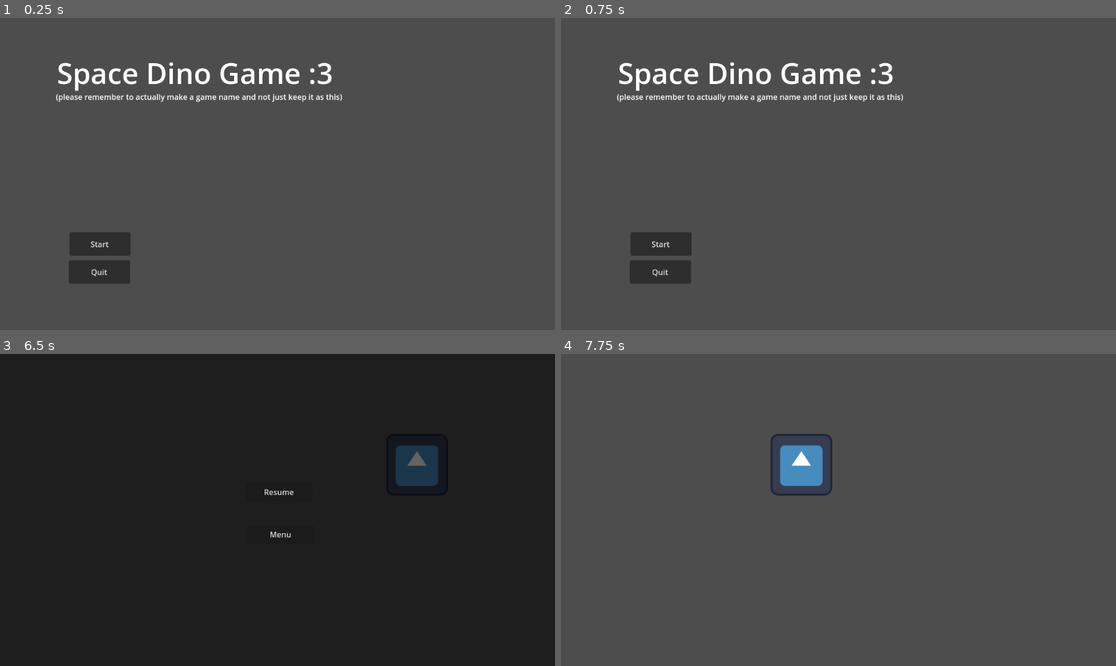
Above: before the commit, frames 1-4 (two rows, left to right).
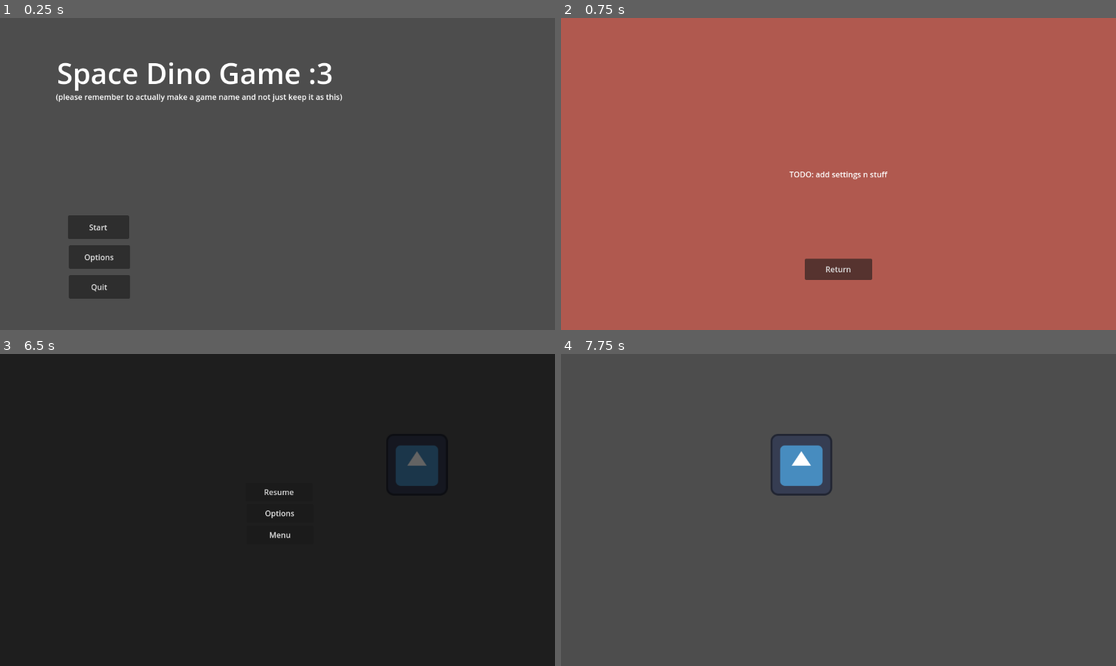
Above: after the commit, the same moments.

Repository: RiverDot/Space-Dinos
Game: Godot game, scene res://Scenes/root.tscn
Two runs of this game, one before a commit and one after it. Both use one fixed random seed, a clock stepped at 60 frames per second and the inputs below. The engine's default icon, where the game draws it, is replaced by a stand-in: a white triangle on a blue panel in a dark square.
Inputs (mouse positions are in pixels of both pictures, inside the frame that each line leads up to):
- Up to frame 1 (0.25 s): no input
- Up to frame 2 (0.75 s): click (660, 258) at 0.5 s, where only the run after the commit has a clickable "Options"
- Up to frame 3 (6.5 s): click (277, 606) at 1.25 s, where only the run after the commit has a clickable "Return"; click "Start" at 2 s; hold D (Player Right) 2.78-3.53 s; hold A (Player Left) 3.53-4.28 s; hold D (Player Right) 4.28-5.78 s; hold A (Player Left) from 5.78 s (still down); tap Escape (Pause) at 6.4 s
- Up to frame 4 (7.75 s): release A (Player Left) at 6.5 s; click "Resume" at 6.5 s; hold A (Player Left) from 7.28 s (still down)

The runs differ from the first frame. In frame 1, 1.7% of the frame differs, in the area x 12-24%, y 63-90%; in frame 2, 100%, in the area x 0-100%, y 0-100%; in frame 3, 0.1%; in frame 4, nothing differs.

Commit message:
Added options screen

Diff:
--- /dev/null
+++ b/Nodes/options.tscn
@@ -0,0 +1,48 @@
+[gd_scene load_steps=2 format=3 uid="uid://uwlhbwprci07"]
+
+[ext_resource type="Script" path="res://Scripts/Options.gd" id="1_4jx5w"]
+
+[node name="Options" type="CanvasLayer" groups=["Options"]]
+layer = 10
+visible = false
+script = ExtResource("1_4jx5w")
+
+[node name="OptionsBackground" type="ColorRect" parent="."]
+anchors_preset = 15
+anchor_right = 1.0
+anchor_bottom = 1.0
+grow_horizontal = 2
+grow_vertical = 2
+color = Color(0.690196, 0.34902, 0.309804, 1)
+
+[node name="ReturnButton" type="Button" parent="."]
+anchors_preset = 7
+anchor_left = 0.5
+anchor_top = 1.0
+anchor_right = 0.5
+anchor_bottom = 1.0
+offset_left = -70.0
+offset_top = -148.0
+offset_right = 70.0
+offset_bottom = -104.0
+grow_horizontal = 2
+grow_vertical = 0
+size_flags_horizontal = 4
+text = "Return
+"
+
+[node name="Label" type="Label" parent="."]
+anchors_preset = 8
+anchor_left = 0.5
+anchor_top = 0.5
+anchor_right = 0.5
+anchor_bottom = 0.5
+offset_left = -20.0
+offset_top = -11.5
+offset_right = 20.0
+offset_bottom = 11.5
+grow_horizontal = 2
+grow_vertical = 2
+text = "TODO: add settings n stuff"
+
+[connection signal="pressed" from="ReturnButton" to="." method="_set_open" binds= [false]]
--- /dev/null
+++ b/Nodes/pause_screen.tscn
@@ -0,0 +1,42 @@
+[gd_scene load_steps=2 format=3 uid="uid://cbhqebqg5o58g"]
+
+[ext_resource type="Script" path="res://Scripts/pause.gd" id="1_a3ug3"]
+
+[node name="PauseScreen" type="CanvasLayer"]
+layer = 2
+visible = false
+script = ExtResource("1_a3ug3")
+
+[node name="ScreenTint" type="ColorRect" parent="."]
+anchors_preset = 15
+anchor_right = 1.0
+anchor_bottom = 1.0
+grow_horizontal = 2
+grow_vertical = 2
+color = Color(0, 0, 0, 0.611765)
+
+[node name="ResumeButton" type="Button" parent="."]
+offset_left = 510.0
+offset_top = 268.0
+offset_right = 649.0
+offset_bottom = 306.0
+text = "Resume"
+
+[node name="OptionsButton" type="Button" parent="."]
+offset_left = 512.0
+offset_top = 312.0
+offset_right = 651.0
+offset_bottom = 350.0
+text = "Options"
+
+[node name="MenuButton" type="Button" parent="."]
+offset_left = 512.0
+offset_top = 357.0
+offset_right = 651.0
+offset_bottom = 395.0
+text = "Menu
+"
+
+[connection signal="pressed" from="ResumeButton" to="." method="_on_resume_pressed"]
+[connection signal="pressed" from="OptionsButton" to="." method="_on_options_pressed"]
+[connection signal="pressed" from="MenuButton" to="." method="_on_menu_pressed"]
--- a/Scenes/main_menu.tscn
+++ b/Scenes/main_menu.tscn
@@ -6,17 +6,24 @@
 script = ExtResource("1_b3tu2")
 
 [node name="StartButton" type="Button" parent="."]
-offset_left = 144.0
-offset_top = 445.0
-offset_right = 271.0
-offset_bottom = 494.0
+offset_left = 141.0
+offset_top = 410.0
+offset_right = 268.0
+offset_bottom = 459.0
 text = "Start"
+
+[node name="OptionsButton" type="Button" parent="."]
+offset_left = 143.0
+offset_top = 472.0
+offset_right = 270.0
+offset_bottom = 521.0
+text = "Options"
 
 [node name="QuitButton" type="Button" parent="."]
 offset_left = 143.0
-offset_top = 503.0
+offset_top = 534.0
 offset_right = 270.0
-offset_bottom = 552.0
+offset_bottom = 583.0
 text = "Quit
 "
 
@@ -37,4 +44,5 @@
 text = "(please remember to actually make a game name and not just keep it as this)"
 
 [connection signal="pressed" from="StartButton" to="." method="_on_start_pressed"]
+[connection signal="pressed" from="OptionsButton" to="." method="_on_options_pressed"]
 [connection signal="pressed" from="QuitButton" to="." method="_on_quit_pressed"]
--- a/Scenes/root.tscn
+++ b/Scenes/root.tscn
@@ -1,11 +1,14 @@
-[gd_scene load_steps=4 format=3 uid="uid://bbc3fne25sjt5"]
+[gd_scene load_steps=5 format=3 uid="uid://bbc3fne25sjt5"]
 
 [ext_resource type="Script" path="res://Scripts/SceneManager.gd" id="1_5gnlg"]
 [ext_resource type="PackedScene" uid="uid://cxxj8bsi7a4bf" path="res://Scenes/main_menu.tscn" id="2_171hv"]
 [ext_resource type="PackedScene" uid="uid://bvybgfmwwmo11" path="res://Scenes/temp_game_scene.tscn" id="3_koaaf"]
+[ext_resource type="PackedScene" uid="uid://uwlhbwprci07" path="res://Nodes/options.tscn" id="4_0qf1t"]
 
 [node name="SceneManager" type="Node2D" groups=["Root"]]
 process_mode = 3
 script = ExtResource("1_5gnlg")
 MenuScene = ExtResource("2_171hv")
 GameScene = ExtResource("3_koaaf")
+
+[node name="Options" parent="." instance=ExtResource("4_0qf1t")]
--- a/Scenes/temp_game_scene.tscn
+++ b/Scenes/temp_game_scene.tscn
@@ -1,8 +1,9 @@
-[gd_scene load_steps=4 format=3 uid="uid://bvybgfmwwmo11"]
+[gd_scene load_steps=5 format=3 uid="uid://bvybgfmwwmo11"]
 
 [ext_resource type="Texture2D" uid="uid://csu4nuk4edq52" path="res://Assets/Art/Other/icon.svg" id="1_jnh2g"]
 [ext_resource type="Script" path="res://Scripts/GameManager.gd" id="1_n8lmr"]
 [ext_resource type="Script" path="res://Scripts/moveTest.gd" id="2_o8os0"]
+[ext_resource type="PackedScene" uid="uid://cbhqebqg5o58g" path="res://Nodes/pause_screen.tscn" id="4_7l2tv"]
 
 [node name="TempGameScene" type="Node2D"]
 script = ExtResource("1_n8lmr")
@@ -15,31 +16,4 @@
 texture = ExtResource("1_jnh2g")
 script = ExtResource("2_o8os0")
 
-[node name="PauseScreen" type="CanvasLayer" parent="."]
-visible = false
-
-[node name="ScreenTint" type="ColorRect" parent="PauseScreen"]
-anchors_preset = 15
-anchor_right = 1.0
-anchor_bottom = 1.0
-grow_horizontal = 2
-grow_vertical = 2
-color = Color(0, 0, 0, 0.611765)
-
-[node name="ResumeButton" type="Button" parent="PauseScreen"]
-offset_left = 510.0
-offset_top = 268.0
-offset_right = 649.0
-offset_bottom = 306.0
-text = "Resume"
-
-[node name="MenuButton" type="Button" parent="PauseScreen"]
-offset_left = 513.0
-offset_top = 356.0
-offset_right = 652.0
-offset_bottom = 394.0
-text = "Menu
-"
-
-[connection signal="pressed" from="PauseScreen/ResumeButton" to="." method="_on_resume_pressed"]
-[connection signal="pressed" from="PauseScreen/MenuButton" to="." method="_on_menu_pressed"]
+[node name="PauseScreen" parent="." instance=ExtResource("4_7l2tv")]
--- a/Scripts/GameManager.gd
+++ b/Scripts/GameManager.gd
@@ -6,14 +6,8 @@
 	get_tree().paused = false
 
 func _process(_delta):
-	if Input.is_action_just_pressed("Pause"):
+	if Input.is_action_just_pressed("Pause") && get_tree().get_first_node_in_group("Options").open == false:
 		_set_pause(!paused)
-
-func _on_resume_pressed():
-	_set_pause(false)
-
-func _on_menu_pressed():
-	get_tree().get_first_node_in_group("Root")._change_scene(0)
 
 func _set_pause(_paused):
 	paused = _paused
--- /dev/null
+++ b/Scripts/Options.gd
@@ -0,0 +1,7 @@
+extends CanvasLayer
+
+var open: bool = false
+
+func _set_open(value: bool):
+	open = value
+	visible = open
--- a/Scripts/main_menu.gd
+++ b/Scripts/main_menu.gd
@@ -3,5 +3,8 @@
 func _on_start_pressed():
 	get_tree().get_first_node_in_group("Root")._change_scene(1)
 
+func _on_options_pressed():
+	get_tree().get_first_node_in_group("Options")._set_open(true)
+
 func _on_quit_pressed():
 	get_tree().quit()
--- /dev/null
+++ b/Scripts/pause.gd
@@ -0,0 +1,10 @@
+extends CanvasLayer
+
+func _on_resume_pressed():
+	get_parent()._set_pause(false)
+
+func _on_options_pressed():
+	get_tree().get_first_node_in_group("Options")._set_open(true)
+
+func _on_menu_pressed():
+	get_tree().get_first_node_in_group("Root")._change_scene(0)
--- a/project.godot
+++ b/project.godot
@@ -14,10 +14,15 @@
 config/tags=PackedStringArray("game", "jam", "4.x")
 run/main_scene="res://Scenes/root.tscn"
 config/features=PackedStringArray("4.1", "Forward Plus")
-config/icon="res://Assets/Art/Other/Assets/Art/Other/icon.svg"
+config/icon="res://Assets/Art/Other/icon.svg"
 
 [input]
 
+Pause={
+"deadzone": 0.5,
+"events": [Object(InputEventKey,"resource_local_to_scene":false,"resource_name":"","device":-1,"window_id":0,"alt_pressed":false,"shift_pressed":false,"ctrl_pressed":false,"meta_pressed":false,"pressed":false,"keycode":0,"physical_keycode":4194305,"key_label":0,"unicode":0,"echo":false,"script":null)
+]
+}
 "Player Left"={
 "deadzone": 0.5,
 "events": [Object(InputEventKey,"resource_local_to_scene":false,"resource_name":"","device":-1,"window_id":0,"alt_pressed":false,"shift_pressed":false,"ctrl_pressed":false,"meta_pressed":false,"pressed":false,"keycode":0,"physical_keycode":65,"key_label":0,"unicode":97,"echo":false,"script":null)
@@ -30,11 +35,6 @@
 , Object(InputEventKey,"resource_local_to_scene":false,"resource_name":"","device":-1,"window_id":0,"alt_pressed":false,"shift_pressed":false,"ctrl_pressed":false,"meta_pressed":false,"pressed":false,"keycode":0,"physical_keycode":4194321,"key_label":0,"unicode":0,"echo":false,"script":null)
 ]
 }
-Pause={
-"deadzone": 0.5,
-"events": [Object(InputEventKey,"resource_local_to_scene":false,"resource_name":"","device":-1,"window_id":0,"alt_pressed":false,"shift_pressed":false,"ctrl_pressed":false,"meta_pressed":false,"pressed":false,"keycode":0,"physical_keycode":4194305,"key_label":0,"unicode":0,"echo":false,"script":null)
-]
-}
 
 [rendering]
 
